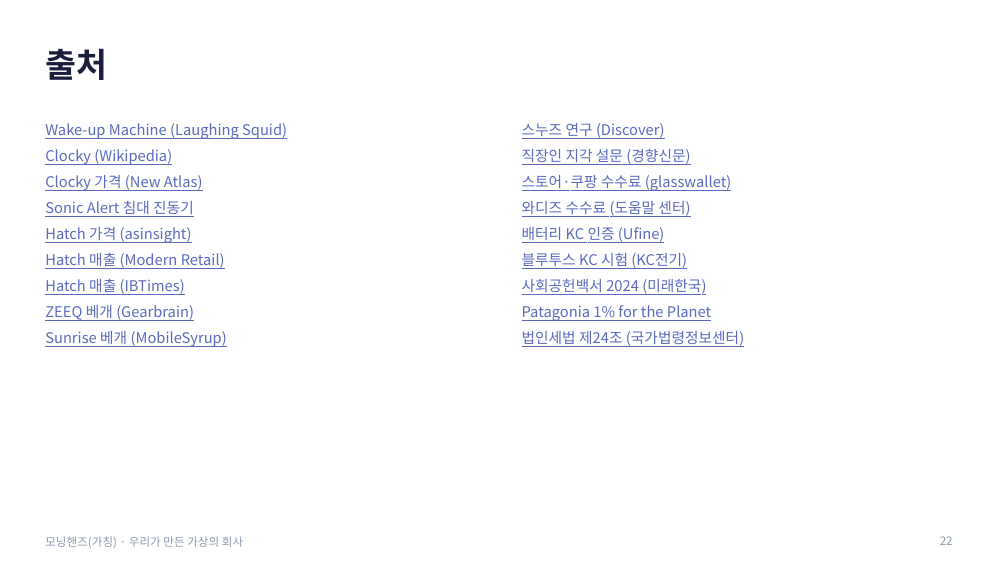
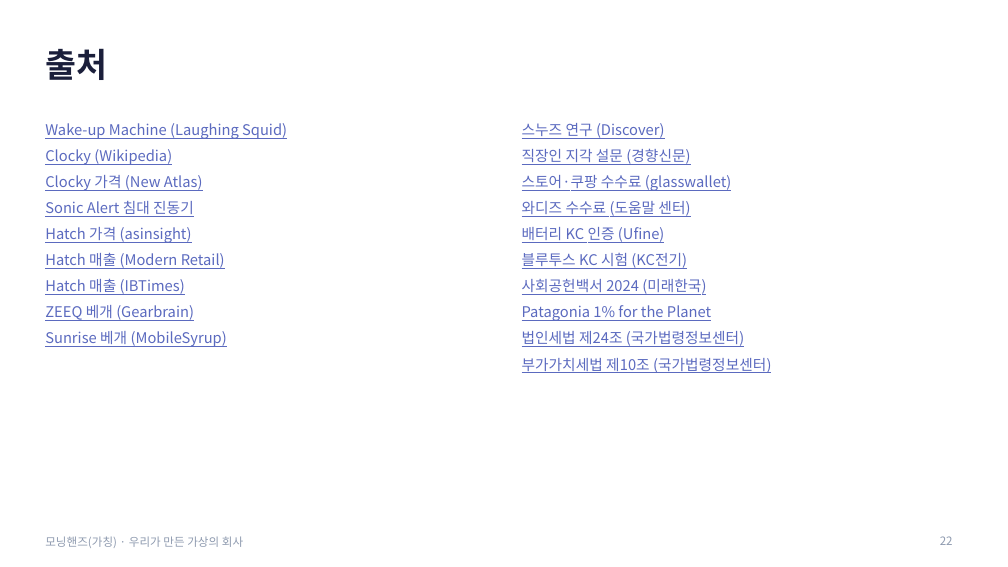
Before and after one commit to g975682-source/-, a slide deck: slide 22 of MorningHands_Student_Presentation.pptx. Drawn at 1008x567 pixels with LibreOffice and Linux fonts; fonts in the diff are those of the drawing. Boxes give left, top, right and bottom in pixels: in the first picture for what was removed or moved away, otherwise in the second. Text is boxed around its words. In the diff, an @@ line names an element or a change of style, - is before the commit and + after.

```diff
--- a/MorningHands_Student_Presentation.pptx
+++ b/MorningHands_Student_Presentation.pptx
@@ text at (x1=522, y1=358, x2=771, y2=373): paragraph added @@
+부가가치세법 제10조 (국가법령정보센터)
```
Also in this commit, not shown: 2 other slides changed, 2 other files.
